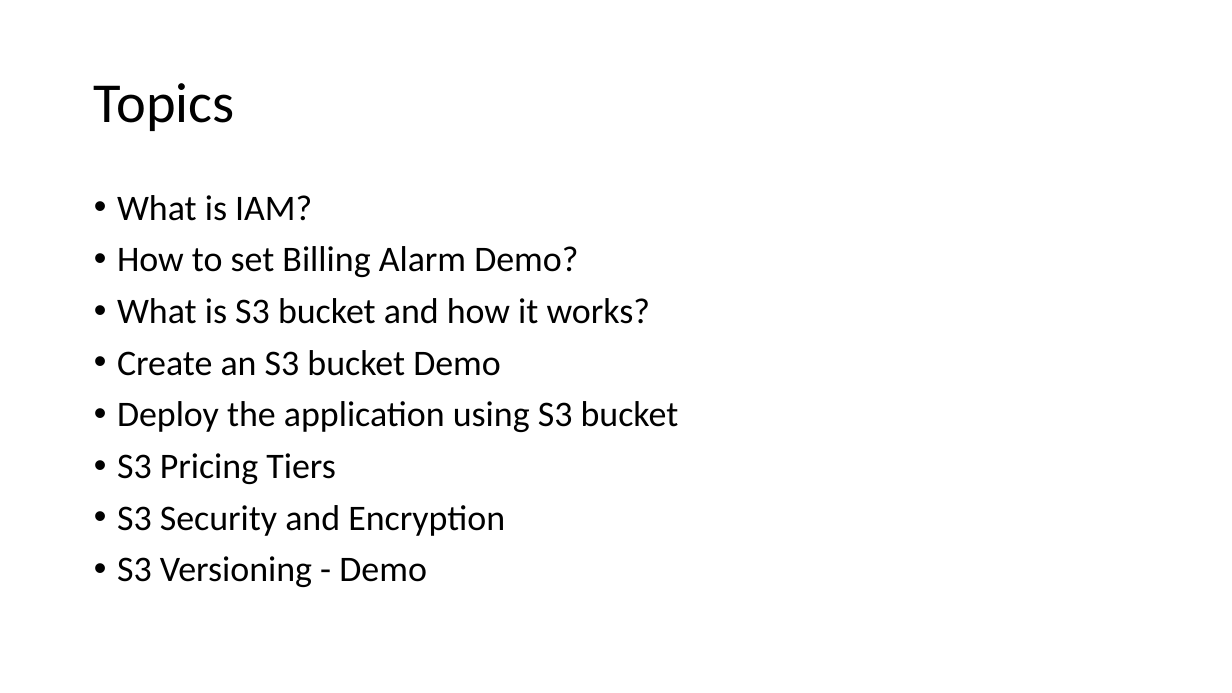
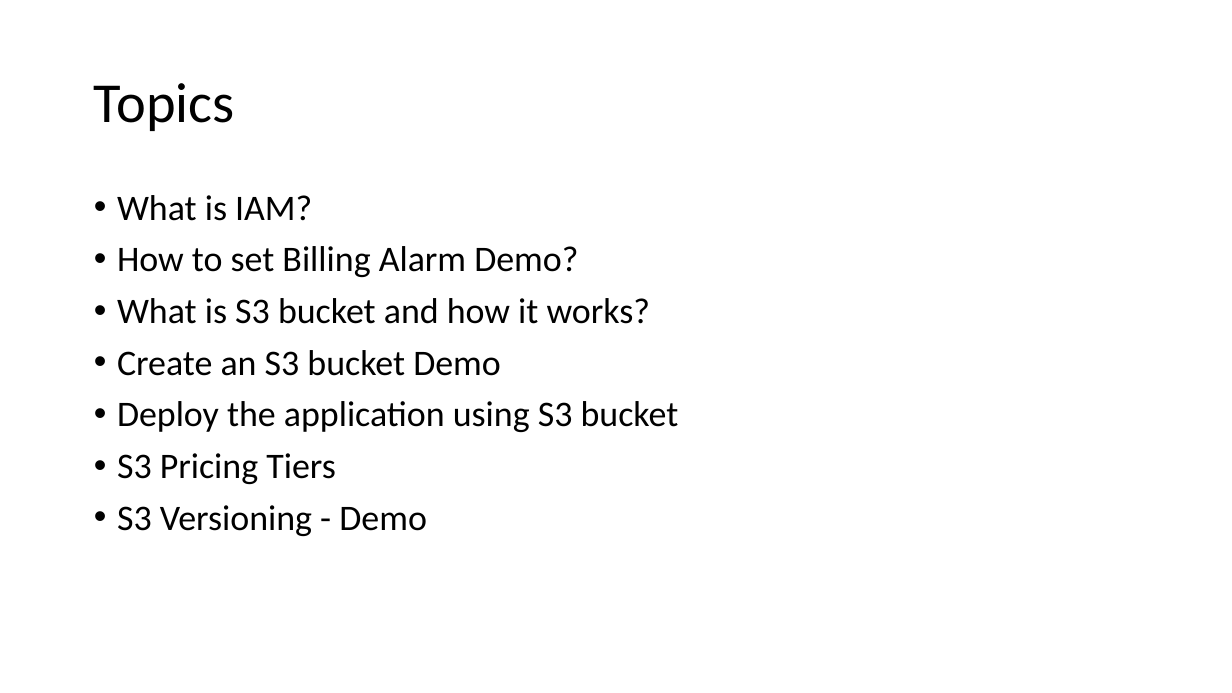
Before and after one commit to aloknath1/cloud-computing, a slide deck: slide 2 of Session-2.pptx. Drawn at 1232x693 pixels with LibreOffice and Linux fonts; fonts in the diff are those of the drawing. Boxes give left, top, right and bottom in pixels: in the first picture for what was removed or moved away, otherwise in the second. Text is boxed around its words. In the diff, an @@ line names an element or a change of style, - is before the commit and + after.

```diff
--- a/Session-2.pptx
+++ b/Session-2.pptx
@@ text at (x1=117, y1=505, x2=505, y2=536): paragraph removed @@
-• S3 Security and Encryption
```
Also in this commit, not shown: 1 other slide changed, 1 slide added, 2 slides removed, 2 other files.
